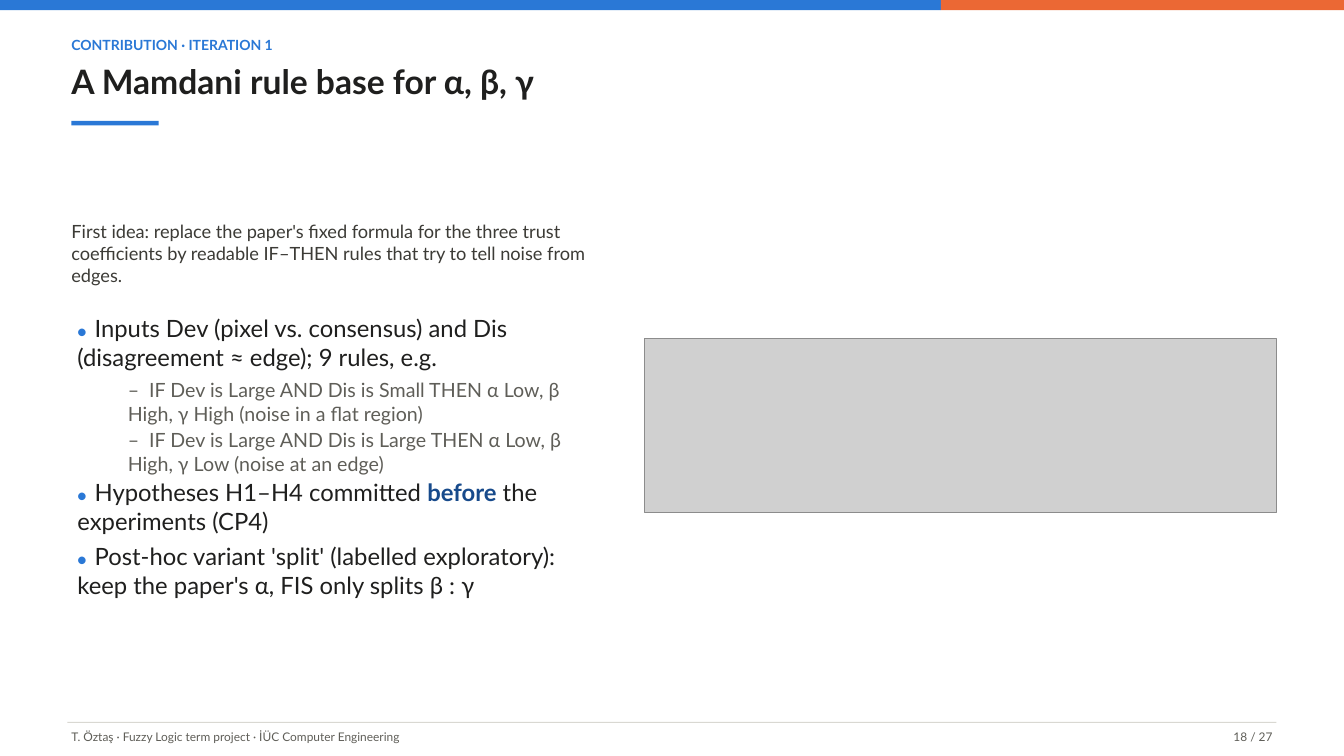
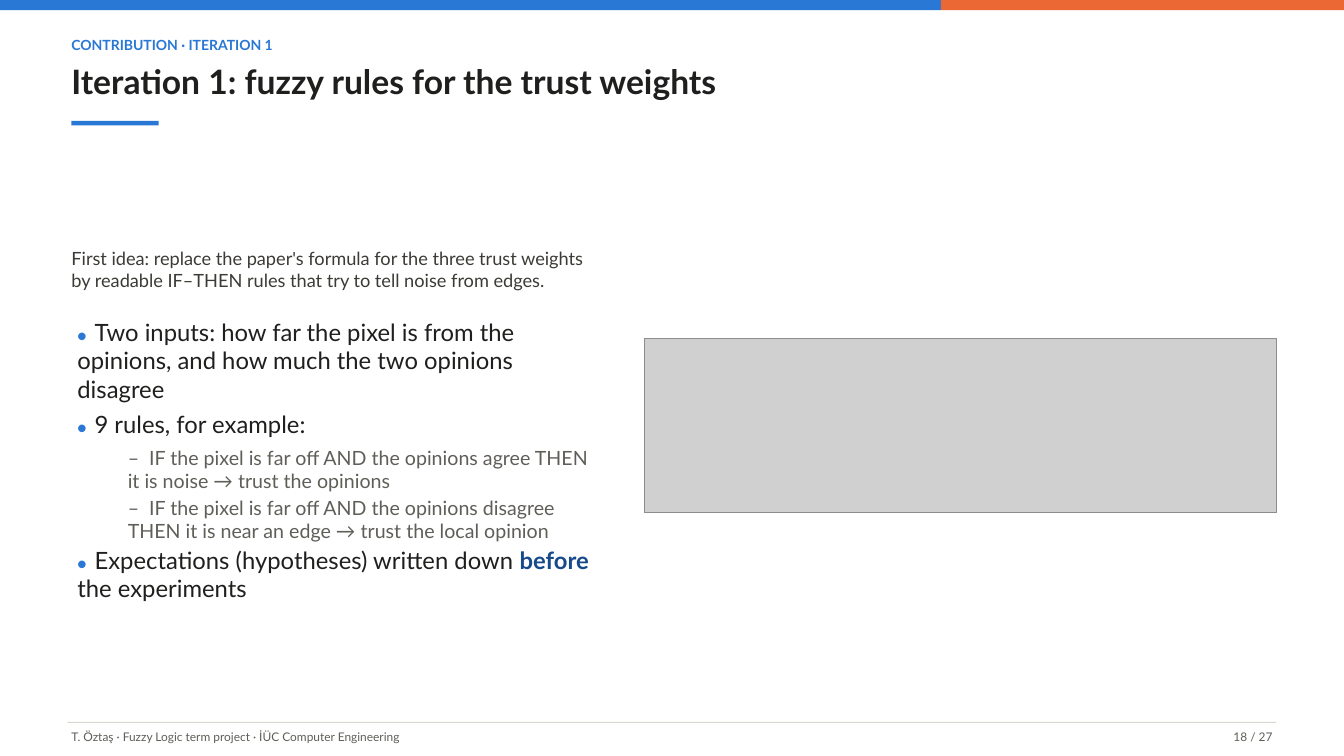
Before and after one commit to tarikoztas/fuzzy-logic-project, a slide deck: slide 18 of presentation/presentation.pptx. Drawn at 1344x756 pixels with LibreOffice and Linux fonts; fonts in the diff are those of the drawing; grey boxes stand for pictures. Boxes give left, top, right and bottom in pixels: in the first picture for what was removed or moved away, otherwise in the second. Text is boxed around its words. In the diff, an @@ line names an element or a change of style, - is before the commit and + after.

```diff
--- a/presentation/presentation.pptx
+++ b/presentation/presentation.pptx
@@ text at <box>71,69,716,100</box>: text changed @@
-A Mamdani rule base for α, β, γ
+Iteration 1: fuzzy rules for the trust weights
@@ text at <box>71,251,583,291</box>: text changed @@
-First idea: replace the paper's fixed formula for the three trust coefficients by readable IF–THEN rules that try to tell noise from edges.
+First idea: replace the paper's formula for the three trust weights by readable IF–THEN rules that try to tell noise from edges.
@@ text at <box>77,323,589,601</box>: text changed; size 17 to 14 pt; text colour #1F1F1E to #5F5E58 @@
-● Inputs Dev (pixel vs. consensus) and Dis (disagreement ≈ edge); 9 rules, e.g.
-  – IF Dev is Large AND Dis is Small THEN α Low, β High, γ High (noise in a flat region)
-  – IF Dev is Large AND Dis is Large THEN α Low, β High, γ Low (noise at an edge)
-● Hypotheses H1–H4 committed before the experiments (CP4)
-● Post-hoc variant 'split' (labelled exploratory): keep the paper's α, FIS only splits β : γ
+● Two inputs: how far the pixel is from the opinions, and how much the two opinions disagree
+● 9 rules, for example:
+  – IF the pixel is far off AND the opinions agree THEN it is noise → trust the opinions
+  – IF the pixel is far off AND the opinions disagree THEN it is near an edge → trust the local opinion
+● Expectations (hypotheses) written down before the experiments
```
Also in this commit, not shown: 21 other slides changed, 13 other files.
